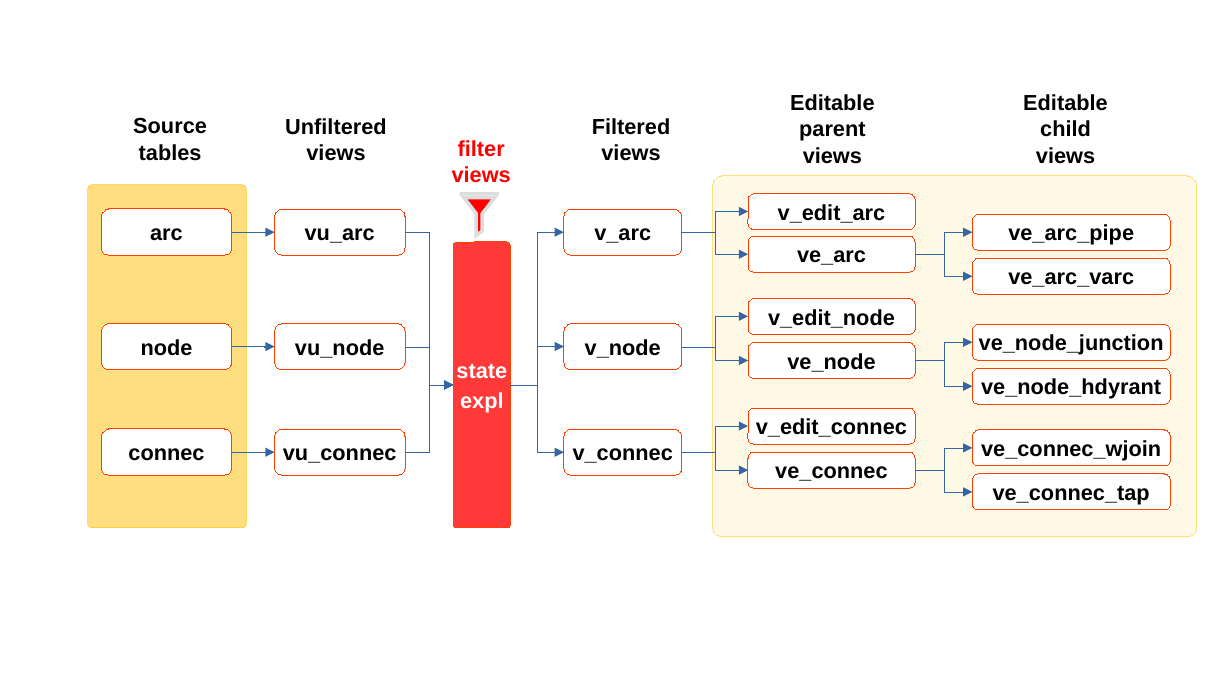
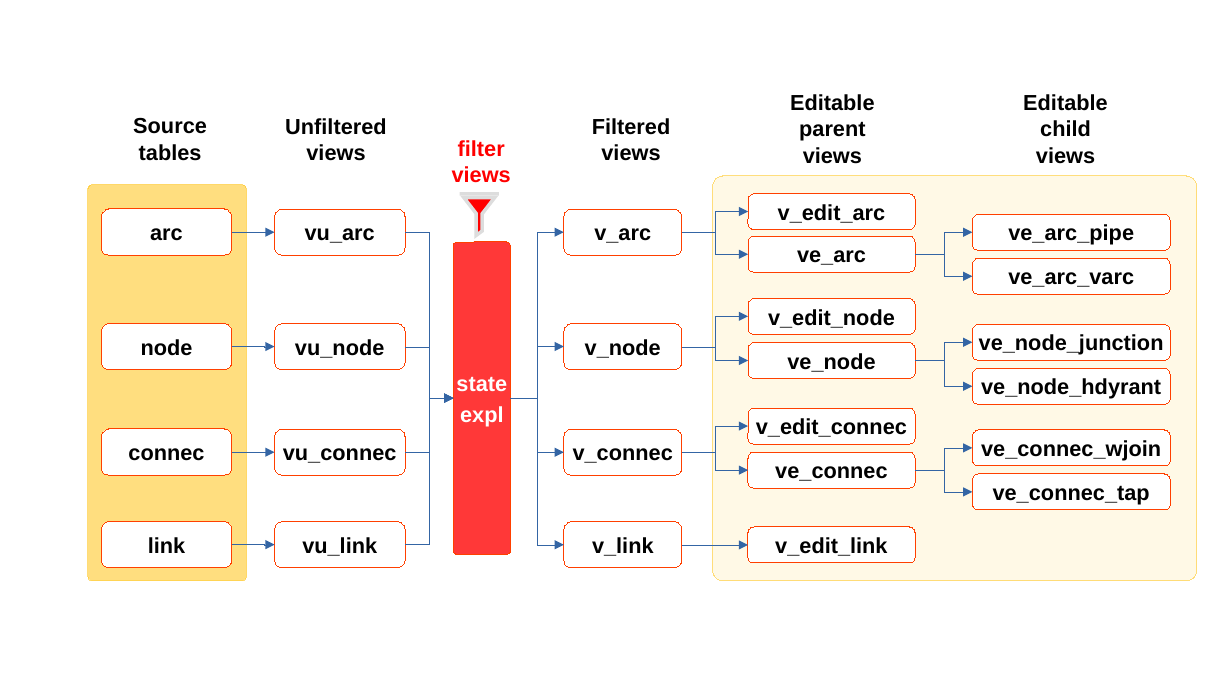
Before and after one commit to Giswater/docs, a slide deck: slide 2 of source/views_strategy.odp. Drawn at 1232x693 pixels with LibreOffice and Linux fonts; fonts in the diff are those of the drawing. Boxes give left, top, right and bottom in pixels: in the first picture for what was removed or moved away, otherwise in the second. Text is boxed around its words. In the diff, an @@ line names an element or a change of style, - is before the commit and + after.

```diff
--- a/source/views_strategy.odp
+++ b/source/views_strategy.odp
@@ rounded rectangle: place and size @@
-rounded rectangle at [713,176,1197,537]
+rounded rectangle at [713,176,1197,580]
@@ freeform shape: place and size @@
-freeform shape at [88,184,247,528]
+freeform shape at [88,184,247,580]
@@ elbow arrow moved from (406, 233) - (454, 386) to (406, 233) - (454, 398) @@
@@ elbow arrow moved from (511, 386) - (565, 233) to (511, 398) - (565, 233) @@
@@ freeform shape "state": place and size @@
-freeform shape "state" at [454,243,511,529]
+freeform shape "state" at [454,243,511,555]
@@ elbow arrow moved from (406, 347) - (454, 386) to (406, 347) - (454, 398) @@
@@ elbow arrow moved from (511, 386) - (565, 347) to (511, 398) - (565, 347) @@
@@ elbow arrow moved from (406, 453) - (454, 385) to (406, 453) - (454, 398) @@
@@ elbow arrow added from (406, 544) to (454, 398), #3465A4 0 pt @@
@@ elbow arrow moved from (511, 385) - (565, 453) to (511, 398) - (565, 453) @@
@@ elbow arrow added from (511, 398) to (565, 544), #3465A4 0 pt @@
@@ rounded rectangle added at [102,522,233,568], fill #FFFFFF, outline #FF4000 0 pt, 14 pt, text #000000, bold @@
+link
@@ rounded rectangle added at [275,522,406,568], fill #FFFFFF, outline #FF4000 0 pt, 14 pt, text #000000, bold @@
+vu_link
@@ rounded rectangle added at [565,522,683,568], fill #FFFFFF, outline #FF4000 0 pt, 14 pt, text #000000, bold @@
+v_link
@@ rounded rectangle added at [748,528,916,563], fill #FFFFFF, outline #FF4000 0 pt, 14 pt, text #000000, bold @@
+v_edit_link
@@ elbow arrow added from (233, 544) to (275, 544), #3465A4 0 pt @@
@@ elbow arrow added from (682, 544) to (748, 546), #3465A4 0 pt @@
```
Also in this commit, not shown: 1 other slide changed, 1 other file.
